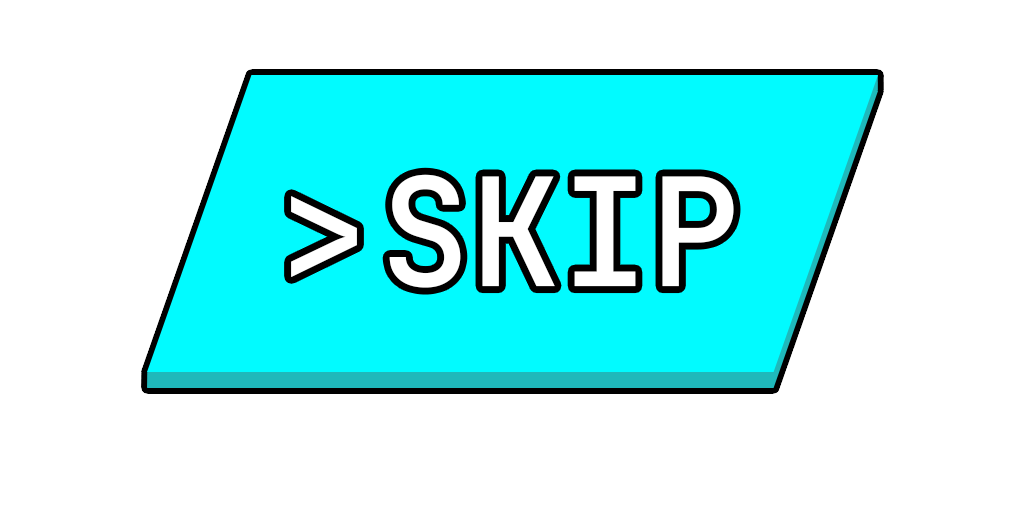
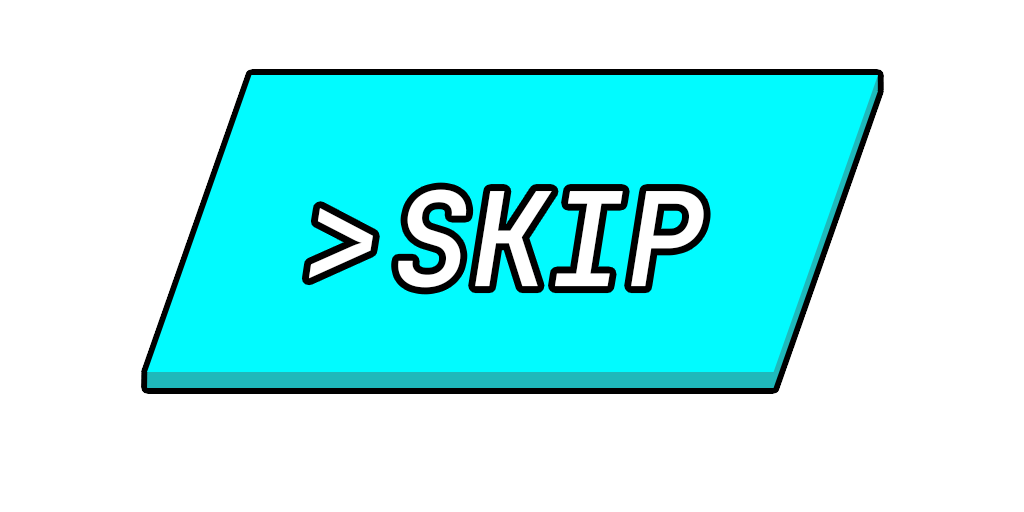
Two versions of the same layered image (1024 × 512). Layer-by-layer changes:
painted on "SKIP" over (291, 174, 734, 288)